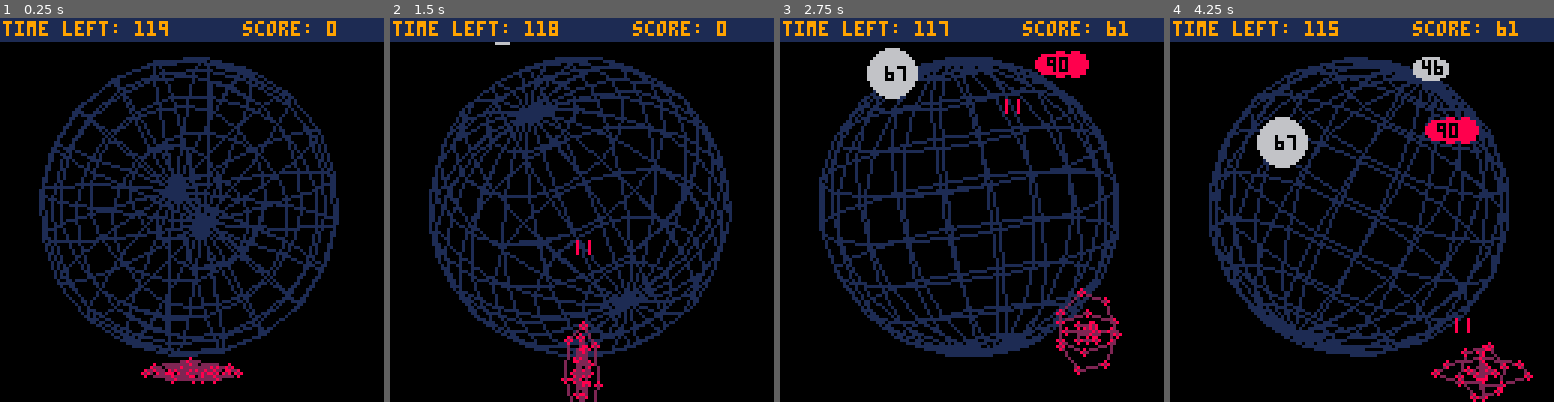
Above: before the commit, frames 1-4 (left to right).
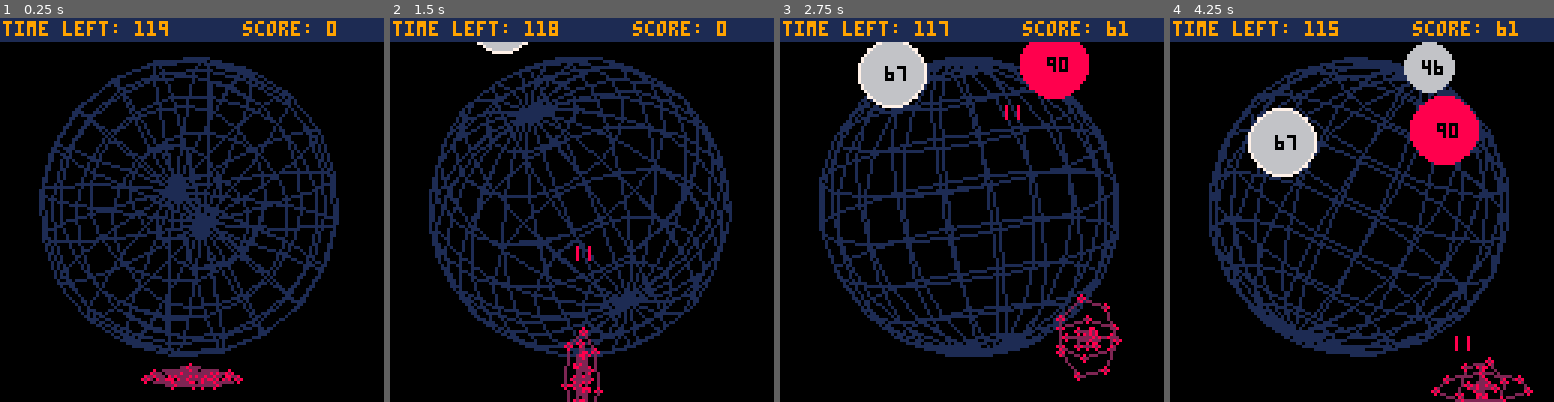
Above: after the commit, the same moments.

Repository: MiniMechMedia/pico8-games
Game: PICO-8 cartridge carts/prime-time/prime-time.p8
The game is run twice, just before and just after one commit, with the same random seed, the same clock (stepped at 60 frames per second) and the same inputs.
Inputs:
- Up to frame 1 (0.25 s): no input
- Up to frame 2 (1.5 s): tap X (X key) at 0.33, 1.07 s; tap O (Z key) at 0.7 s
- Up to frame 3 (2.75 s): hold Right 1.6-2.1 s; tap O (Z key) at 1.7, 2.1, 2.5 s; tap X (X key) at 1.85 s; hold Up 2.15-2.42 s; hold Right from 2.47 s (still down)
- Up to frame 4 (4.25 s): tap O (Z key) every 0.4 s from 2.9 to 4.1 s; tap X (X key) at 2.97, 4.08 s; release Right at 3.03 s; hold Left 3.08-3.58 s; hold Down 3.63-3.97 s; hold Right from 4.02 s (still down)

The runs differ from the first frame. In frame 1, 1.1% of the frame differs, in the area x 36-64%, y 88-97%; in frame 2, 1.1%; in frame 3, 4.2%; in frame 4, 5.5%, in the area x 20-95%, y 6-100%.

Commit message:
Prime Time updates

Diff:
--- a/carts/prime-time/prime-time.p8
+++ b/carts/prime-time/prime-time.p8
@@ -15,6 +15,25 @@
 	down = 3,
 	z = 4,
 	x = 5
+}
+
+outlineMap = {
+    [0] = 1,
+    12,
+    8,
+    11,
+    9,
+    6,
+    7,
+    2,
+    2,
+    4,
+    4,
+    3,
+    1,
+    2,
+    2,
+    4
 }
 
 gameOverWin = 'win'
@@ -101,8 +120,8 @@
             )
             vel = vel:norm()
             self.pos += self.speed * gs.dt * vel
-            self.pos.x = max(10, min(self.pos.x, 118))
-            self.pos.y = max(10, min(self.pos.y, 118))
+            self.pos.x = max(0, min(self.pos.x, 128))
+            self.pos.y = max(0, min(self.pos.y, 128))
             self.shootCountdown -= 1
             if btn(dirs.x) then
                 if self.shootCountdown <= 0 then
@@ -150,6 +169,8 @@
     return {
    		factors = factor_info[1],
         number = factor_info[2],
+        radius = (factor_info[2])^0.5 + 2,
+        targetRadius = (factor_info[2])^0.5 + 2,
         color = rnd({5,6,7,8,9}),
         getNodes = function(self)
             local nodes = {}
@@ -182,12 +203,15 @@
    		pos = pos or vec2(rndrange(30, 128-30), rndrange(0, 30)),
    		-- vel = vec2(0, rndrange(1, 2)),
         vel = vel or vec2(0, 15),
-        getRadius = function(self, number)
-            return sqrt(sqrt(number or self.number)) * 3
+        getRadius = function(self)
+            -- return sqrt(sqrt(number or self.number)) * 3
+            -- return (self.number)^0.5 + 2
+            return self.radius
         end,
    		draw = function(self)
 
             -- drawGlobe()
+
 
             -- if self.isHit then
             --     circ(self.pos.x, self.pos.y, 8, 9)
@@ -196,58 +220,76 @@
             --     print(tostr(factor) .. ' ' .. tostr(i))
             -- end
 
+            -- if self.isPrime then
             if self.isPrime then
-                circfill(self.pos.x, self.pos.y, self:getRadius(), self.color)
-            elseif #self.factors == 2 then
-                local scale = sqrt(self.factors[1], self.factors[2]) / 2
-                ovalfill(self.pos.x - 8*scale, self.pos.y - 5*scale, self.pos.x + 8*scale, self.pos.y + 5*scale, self.color)
-            else
-                local nodes = self:getNodes()
-                for i, node in ipairs(nodes) do
-                    circfill(node.pos.x, node.pos.y, node.radius, self.color)
-                end
-            end
+                circfill(self.pos.x, self.pos.y, self:getRadius()+1, outlineMap[self.color])
+            end
+            circfill(self.pos.x, self.pos.y, self:getRadius(), self.color)
+
+            -- elseif #self.factors == 2 then
+            --     local scale = sqrt(self.factors[1], self.factors[2]) / 2
+            --     ovalfill(self.pos.x - 8*scale, self.pos.y - 5*scale, self.pos.x + 8*scale, self.pos.y + 5*scale, self.color)
+            -- else
+            --     local nodes = self:getNodes()
+            --     for i, node in ipairs(nodes) do
+            --         circfill(node.pos.x, node.pos.y, node.radius, self.color)
+            --     end
+            -- end
    			-- circ(self.pos.x, self.pos.y, 8, 9)
    			print(self.number, self.pos.x - 1 - (1 * (#tostr(self.number)-1)), self.pos.y - 2, 0)
    		end,
    		update = function(self)
+            -- local radDiff = self.targetRadius - self.radius
+            -- radDiff *= gs.dt * 2
+            -- self.radius += radDiff * gs.dt * 2
+            if self.targetRadius < self.radius then
+                self.radius -= 0.5
+            end
+
+            if self.radius < self.targetRadius then
+                self.radius = self.targetRadius
+            end
+
    			self.pos = self.pos + self.vel*gs.dt
+            self.vel.x += -self.vel.x * gs.dt
    		end,
         checkCollisionWithBullet = function(self, bullet)
-            if self.isPrime then
-                if bullet.pos:isWithin(self.pos, self:getRadius()) then
-                    return true
-                end
-            elseif #self.factors == 2 then
-                local scale = sqrt(self.factors[1], self.factors[2]) / 2
-                local left = self.pos.x - 8*scale
-                local top = self.pos.y - 5*scale
-                local right = self.pos.x + 8*scale
-                local bottom = self.pos.y + 5*scale
-                if bullet.pos.x >= left and bullet.pos.x <= right and bullet.pos.y >= top and bullet.pos.y <= bottom then
-                    return self:getNodes()[1]
-                end
-            else
-                -- Code to check collision between asteroid and bullet
-                local nodes = self:getNodes()
-                for i, node in ipairs(nodes) do
-                    if node.pos:isWithin(bullet.pos, node.radius) then
-                        -- debugDraw = function()
-                        --     circfill(node.pos.x, node.pos.y, node.radius, 13)
-                        -- end
-                        return node
-                    end
-                end
-            end
+            if bullet.pos:isWithin(self.pos, self:getRadius()+1) then
+                return true
+            end
+            -- if self.isPrime then
+
+            -- elseif #self.factors == 2 then
+            --     local scale = sqrt(self.factors[1], self.factors[2]) / 2
+            --     local left = self.pos.x - 8*scale
+            --     local top = self.pos.y - 5*scale
+            --     local right = self.pos.x + 8*scale
+            --     local bottom = self.pos.y + 5*scale
+            --     if bullet.pos.x >= left and bullet.pos.x <= right and bullet.pos.y >= top and bullet.pos.y <= bottom then
+            --         return self:getNodes()[1]
+            --     end
+            -- else
+            --     -- Code to check collision between asteroid and bullet
+            --     local nodes = self:getNodes()
+            --     for i, node in ipairs(nodes) do
+            --         if node.pos:isWithin(bullet.pos, node.radius) then
+            --             -- debugDraw = function()
+            --             --     circfill(node.pos.x, node.pos.y, node.radius, 13)
+            --             -- end
+            --             return node
+            --         end
+            --     end
+            -- end
             -- else
             --     return false
             -- end
             return false
         end,
         split = function(self, index)
-            -- index = index or flr(rndrange(1, #self.factors))
+            index = index or flr(rndrange(1, #self.factors))
             -- index = 1
-            assert(index > 0, "Index must be greater than 0")
+            -- assert(index > 0, "Index must be greater than 0")
+
             assert(#self.factors > index, "gotta be " .. tostr(#self.factors) .. ' ' .. tostr(index))
             local list1 = {}
             local list2 = {}
@@ -259,8 +301,10 @@
             end
             assert(#list1 > 0, "List1 must not be empty after split")
             assert(#list2 > 0, "List2 must not be empty after split")
-            local asteroid1 = makeAsteroid({list1, productOfList(list1)}, self.pos - vec2(10,0), vec2(-self.vel.x, self.vel.y))
-            local asteroid2 = makeAsteroid({list2, productOfList(list2)}, self.pos + vec2(10, 0), self.vel)
+            local asteroid1 = makeAsteroid({list1, productOfList(list1)}, self.pos, vec2(-10, self.vel.y))
+            asteroid1.radius = self:getRadius()
+            local asteroid2 = makeAsteroid({list2, productOfList(list2)}, self.pos, vec2(10, self.vel.y))
+            asteroid2.radius = self:getRadius()
             add(gs.asteroids, asteroid1)
             add(gs.asteroids, asteroid2)
             del(gs.asteroids, self)
@@ -280,9 +324,20 @@
     number = number or (flr(rnd(99)) + 2)
     local original = number
     local factors = getFactors(number)
-    factors = sortMiddle(factors)
+    factors = fischerShuffle(factors)
     return {factors, original}
 end
+
+function fischerShuffle(tbl)
+    local count = #tbl
+    while count > 1 do
+        local index = flr(rnd(count)) + 1
+        tbl[count], tbl[index] = tbl[index], tbl[count]
+        count = count - 1
+    end
+    return tbl
+end
+
 
 function sortMiddle(table)
     local ret = {}
@@ -495,7 +550,7 @@
                     del(gs.asteroids, asteroid)
                     sfx(2)
                 else
-                    asteroid:split(collidedNode.index)
+                    asteroid:split()
                     sfx(1)
                     end
                 break
Not shown, changed: the thumbnail (__label__) section of carts/prime-time/prime-time.p8
Not shown, changed: carts/prime-time/export/html_export/index.html
Not shown, changed: carts/prime-time/export/html_export/index.js
Not shown, changed: carts/prime-time/export/prime-time.p8.png
Not shown, changed: carts/prime-time/images/cover.png
Not shown, changed: carts/prime-time/images/itch-cover.png
